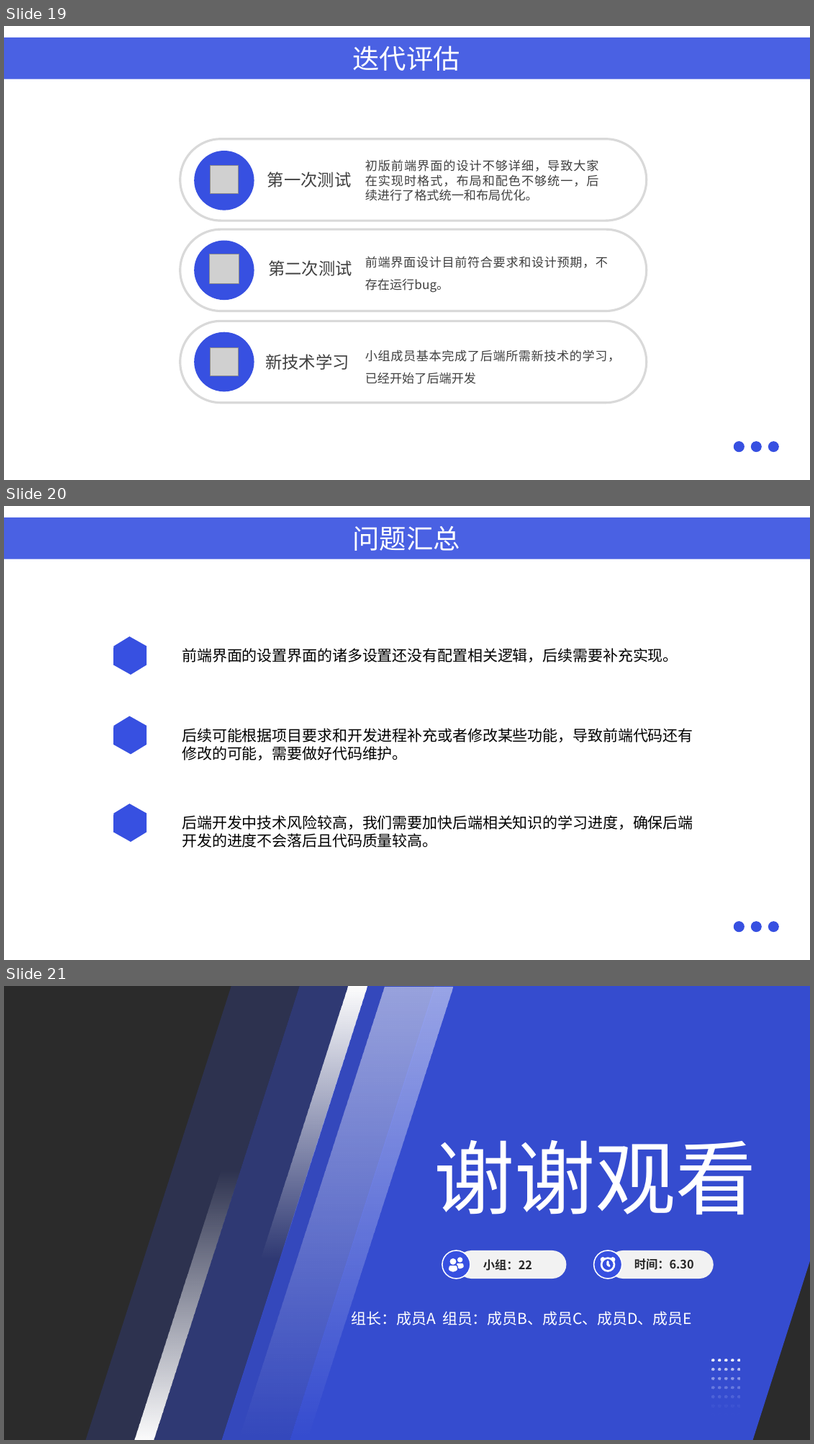
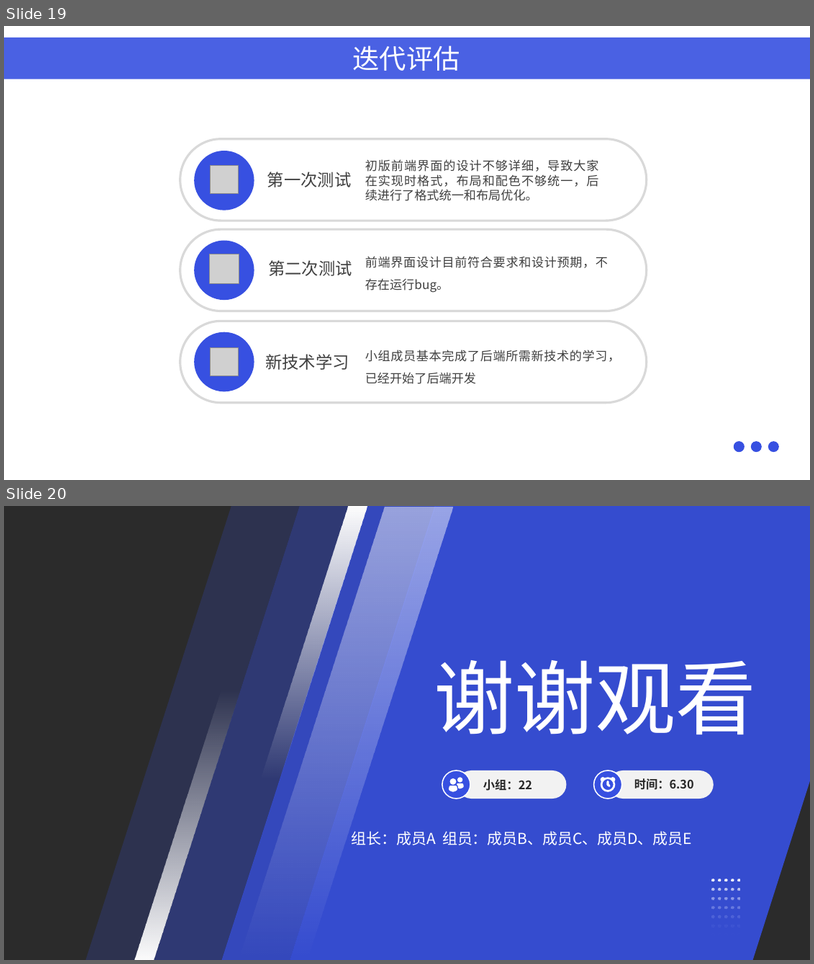
Before and after one commit to sisyphus111/SE2303, a slide deck: 界面原型迭代报告.pptx. Shown one above the other, each under a label of ours: slides 19, 20 and 21 before the commit, slides 19 and 20 after it. The pictures are 814x1444 and 814x964 pixels, drawn with LibreOffice and Linux fonts; fonts in the diff are those of the drawing; grey boxes stand for pictures; background and template pictures are left out; a plain dark background stands for a picture behind light text. Boxes give left, top, right and bottom in pixels: in the first picture for what was removed or moved away, otherwise in the second. Text is boxed around its words. In the diff, an @@ line names an element or a change of style, - is before the commit and + after.

Commit message:
修改ppt、修改前端代码

```diff
--- a/界面原型迭代报告.pptx
+++ b/界面原型迭代报告.pptx
@@ slide 20 removed at (x1=4, y1=506, x2=810, y2=960), background #FFFFFF @@
@@ parallelogram removed at (x1=4, y1=518, x2=810, y2=559) @@
@@ text removed at (x1=353, y1=526, x2=460, y2=551) @@
-问题汇总
@@ hexagon removed at (x1=106, y1=632, x2=154, y2=680) @@
@@ text removed at (x1=182, y1=648, x2=678, y2=662) @@
-前端界面的设置界面的诸多设置还没有配置相关逻辑，后续需要补充实现。
@@ hexagon removed at (x1=106, y1=712, x2=154, y2=759) @@
@@ text removed at (x1=182, y1=728, x2=693, y2=760) @@
-后续可能根据项目要求和开发进程补充或者修改某些功能，导致前端代码还有修改的可能，需要做好代码维护。
@@ hexagon removed at (x1=106, y1=799, x2=154, y2=847) @@
@@ text removed at (x1=182, y1=815, x2=693, y2=847) @@
-后端开发中技术风险较高，我们需要加快后端相关知识的学习进度，确保后端开发的进度不会落后且代码质量较高。
@@ freeform shape removed at (x1=734, y1=921, x2=744, y2=932) @@
@@ ellipse removed at (x1=751, y1=921, x2=762, y2=932) @@
@@ ellipse removed at (x1=769, y1=921, x2=779, y2=932) @@
@@ what was slide 21 is now slide 20 @@
```
Also in this commit, not shown: 2 slides changed, 25 other files.
